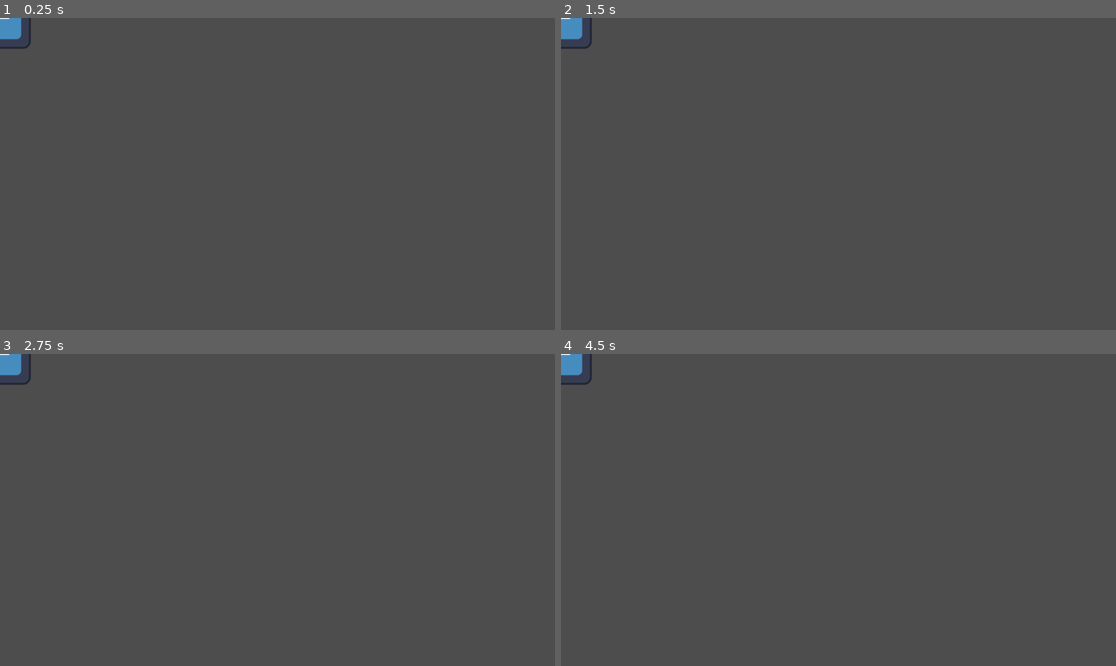
Above: before the commit, frames 1-4 (two rows, left to right).
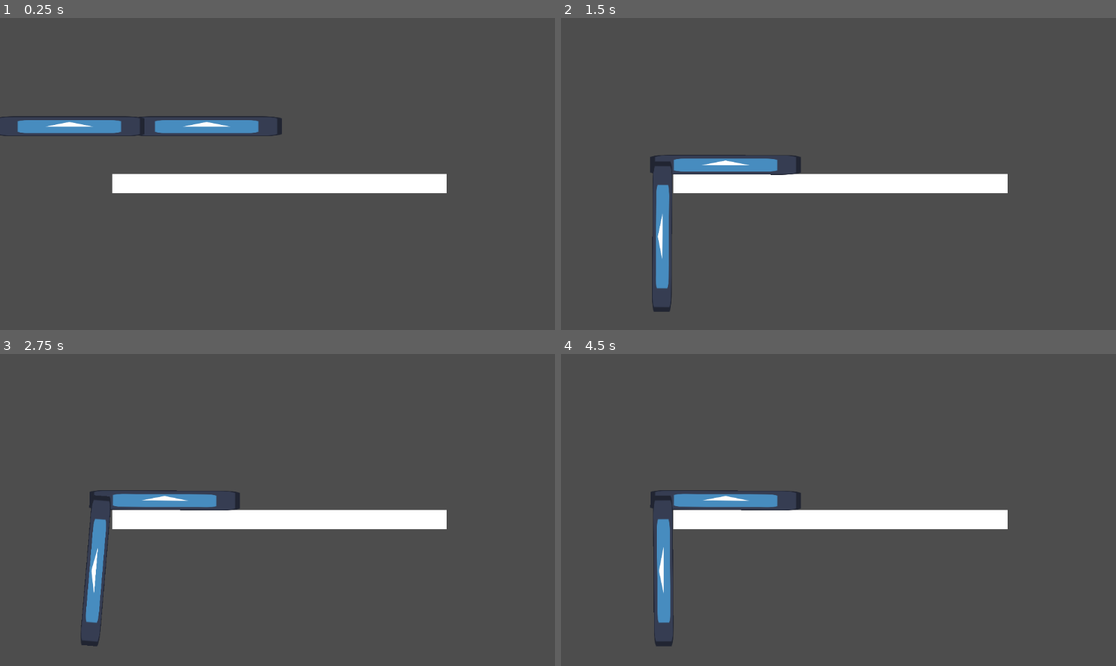
Above: after the commit, the same moments.

Repository: briltz/Jousting-Game
Game: Godot game, scene res://Test.tscn
The game is run twice, just before and just after one commit, with the same random seed, the same clock (stepped at 60 frames per second) and the same inputs. Before the commit the project has no main scene; this scene is started directly in both runs. The engine's default icon, where the game draws it, is replaced by a stand-in: a white triangle on a blue panel in a dark square.
Inputs:
- Up to frame 1 (0.25 s): no input
- Up to frame 2 (1.5 s): no input
- Up to frame 3 (2.75 s): no input
- Up to frame 4 (4.5 s): tap Enter at 2.75 s

The runs differ from the first frame. In frame 1, 6.1% of the frame differs, in the area x 0-81%, y 0-57%; in frame 2, 6.1%; in frame 3, 6.1%; in frame 4, 6.2%, in the area x 0-81%, y 0-94%.

Commit message:
messing around

Diff:
--- a/Test.tscn
+++ b/Test.tscn
@@ -1,8 +1,56 @@
-[gd_scene load_steps=2 format=3 uid="uid://do2f7st8ph7pt"]
+[gd_scene load_steps=5 format=3 uid="uid://do2f7st8ph7pt"]
 
 [ext_resource type="Texture2D" uid="uid://viskol3goy3h" path="res://icon.svg" id="1_b4seq"]
+[ext_resource type="Script" path="res://testScript.gd" id="1_ejy0f"]
+
+[sub_resource type="RectangleShape2D" id="RectangleShape2D_bopaj"]
+size = Vector2(39.977, 40)
+
+[sub_resource type="RectangleShape2D" id="RectangleShape2D_wxhli"]
+size = Vector2(314, 41)
 
 [node name="Node2D" type="Node2D"]
 
-[node name="Sprite2D" type="Sprite2D" parent="."]
+[node name="Camera2D" type="Camera2D" parent="."]
+
+[node name="ColorRect" type="ColorRect" parent="."]
+offset_left = -343.0
+offset_right = -303.0
+offset_bottom = 40.0
+scale = Vector2(17.36, 1)
+
+[node name="StaticBody2D" type="StaticBody2D" parent="ColorRect"]
+
+[node name="CollisionShape2D" type="CollisionShape2D" parent="ColorRect/StaticBody2D"]
+position = Vector2(19.9885, 20)
+shape = SubResource("RectangleShape2D_bopaj")
+
+[node name="PinJoint2D" type="PinJoint2D" parent="."]
+position = Vector2(-281, -131)
+node_a = NodePath("RigidBody2D")
+node_b = NodePath("RigidBody2D2")
+
+[node name="RigidBody2D" type="RigidBody2D" parent="PinJoint2D"]
+position = Vector2(42, 46)
+script = ExtResource("1_ejy0f")
+
+[node name="CollisionShape2D" type="CollisionShape2D" parent="PinJoint2D/RigidBody2D"]
+position = Vector2(93, -43.5)
+shape = SubResource("RectangleShape2D_wxhli")
+
+[node name="Sprite2D" type="Sprite2D" parent="PinJoint2D/RigidBody2D/CollisionShape2D"]
+position = Vector2(-1, 1)
+scale = Vector2(2.44, 0.320001)
 texture = ExtResource("1_b4seq")
+
+[node name="RigidBody2D2" type="RigidBody2D" parent="PinJoint2D"]
+position = Vector2(-243, 46)
+
+[node name="CollisionShape2D" type="CollisionShape2D" parent="PinJoint2D/RigidBody2D2"]
+position = Vector2(93, -43.5)
+shape = SubResource("RectangleShape2D_wxhli")
+
+[node name="Sprite2D" type="Sprite2D" parent="PinJoint2D/RigidBody2D2/CollisionShape2D"]
+position = Vector2(-1, 1)
+scale = Vector2(2.44, 0.320001)
+texture = ExtResource("1_b4seq")
--- a/project.godot
+++ b/project.godot
@@ -11,5 +11,6 @@
 [application]
 
 config/name="Jousting-Game"
+run/main_scene="res://Test.tscn"
 config/features=PackedStringArray("4.1", "Forward Plus")
 config/icon="res://icon.svg"
--- /dev/null
+++ b/testScript.gd
@@ -0,0 +1,15 @@
+extends RigidBody2D
+
+
+# Called when the node enters the scene tree for the first time.
+func _ready():
+	pass # Replace with function body.
+
+
+# Called every frame. 'delta' is the elapsed time since the previous frame.
+func _process(delta):
+	pass
+
+
+func _integrate_forces(state):
+	pass
